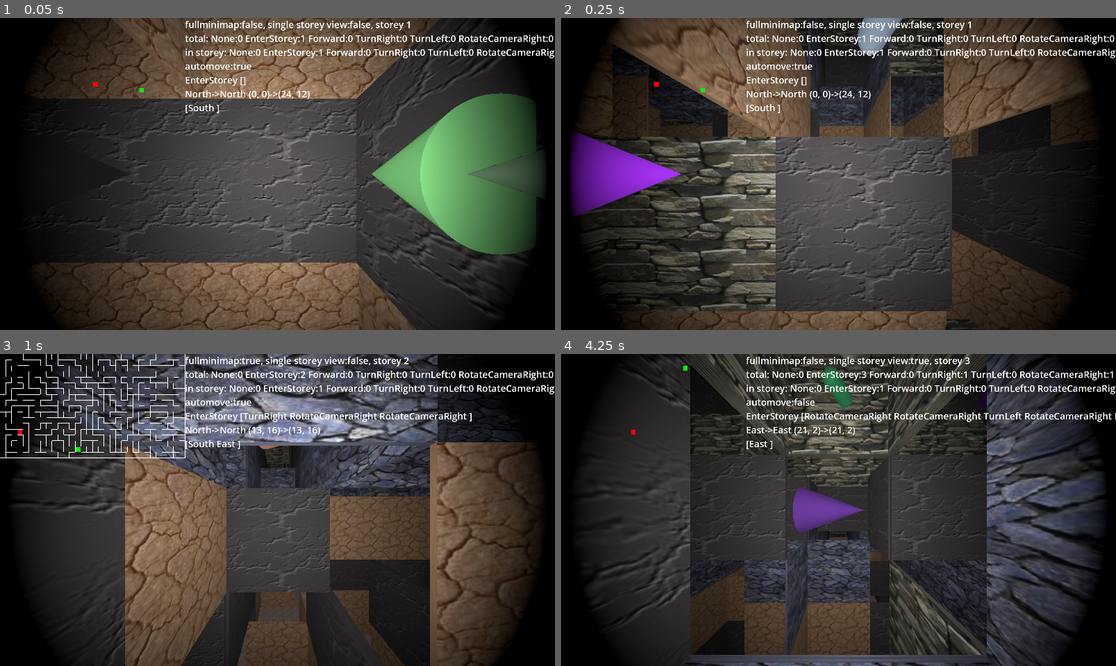
Above: before the commit, frames 1-4 (two rows, left to right).
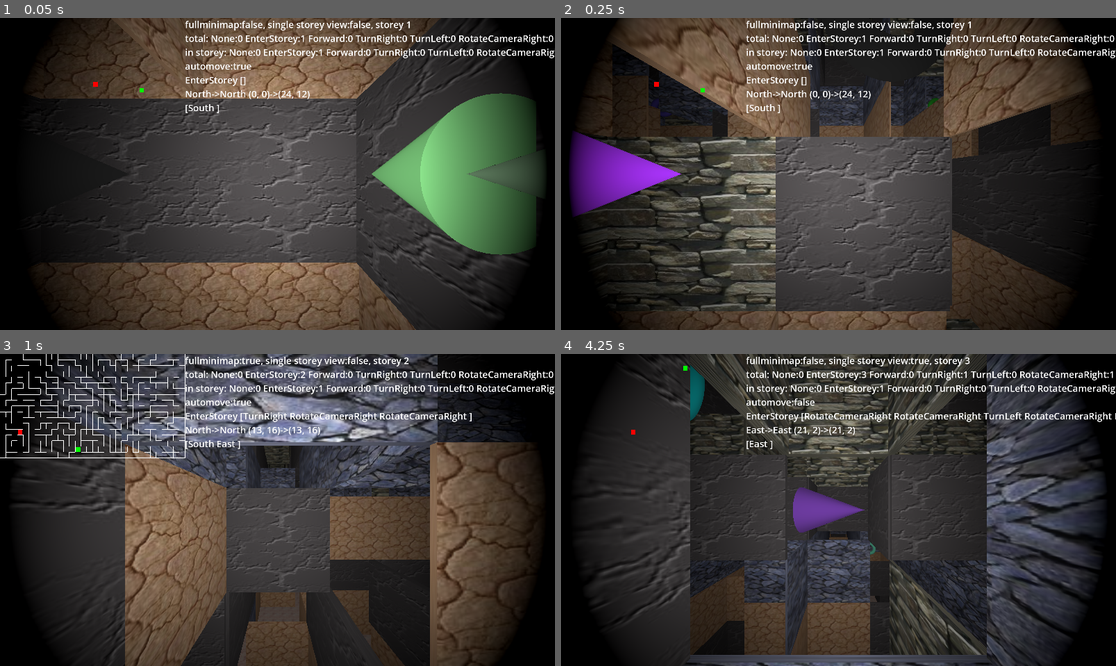
Above: after the commit, the same moments.

Repository: kasworld/gd4maze3d
Game: Godot game, scene res://main.tscn
Same seed, same stepped clock (60 frames per second), same inputs: the game is played once before the commit and once after it.
Inputs (mouse positions are in pixels of both pictures, inside the frame that each line leads up to):
- Up to frame 1 (0.05 s): no input
- Up to frame 2 (0.25 s): no input
- Up to frame 3 (1 s): tap Enter at 0.5 s; move the mouse to (399, 494) at 0.52 s; hold Right from 0.53 s (still down); tap 1 at 0.6 s; click (399, 494) at 0.67 s; tap Space at 0.77 s
- Up to frame 4 (4.25 s): move the mouse to (727, 525) at 1.27 s; release Right at 1.28 s; hold Down 1.28-2.03 s; tap 2 at 1.35 s; tap Space at 1.52, 3.02, 3.77 s; move the mouse to (894, 441) at 2.02 s; hold Right 2.03-2.78 s; tap 3 at 2.1 s; move the mouse to (810, 572) at 2.77 s; hold Up 2.78-3.53 s; tap Enter at 2.85 s; click (810, 572) at 2.92 s; move the mouse to (1005, 556) at 3.52 s; hold Left from 3.53 s (still down); tap 1 at 3.6 s

Frame 1 is identical in both runs. In frame 2, 1.3% of the frame differs, in the area x 16-71%, y 0-32%; in frame 3, less than 0.1%; in frame 4, 0.7%.

Commit message:
add donut

Diff:
--- a/storey.gd
+++ b/storey.gd
@@ -56,6 +56,7 @@
 	return goal_pos == p
 var start_node : MeshInstance3D
 var goal_node : MeshInstance3D
+
 var capsule_pos_dic :Dictionary
 func is_capsule_pos(p :Vector2i)->bool:
 	return capsule_pos_dic.get(p)!=null
@@ -66,6 +67,29 @@
 		c.queue_free()
 		return true
 	return false
+func add_capsule_at(p :Vector2i, co:Color)->MeshInstance3D:
+	var n = new_capsule(0.3,0.05,get_color_mat(co))
+	n.position=Vector3(0.5+ p.x, storey_h/4.0, 0.5+  p.y)
+	add_child(n)
+	return n
+
+var donut_pos_dic :Dictionary
+func is_donut_pos(p :Vector2i)->bool:
+	return donut_pos_dic.get(p)!=null
+func remove_donut_at(p :Vector2i)->bool:
+	var c = donut_pos_dic.get(p)
+	donut_pos_dic.erase(p)
+	if c != null :
+		c.queue_free()
+		return true
+	return false
+func add_donut_at(p :Vector2i, co:Color)->MeshInstance3D:
+	var n = new_torus(0.1, 0.2, get_color_mat(co))
+	n.position=Vector3(0.5+ p.x, storey_h/4.0, 0.5+  p.y)
+	add_child(n)
+	return n
+
+
 var storey_h = 1.0
 var wall_thick :float
 
@@ -103,8 +127,12 @@
 				continue
 			if maze_cells.get_open_dir_at(x,y).size() == 1 && randi_range(0,1)==0:
 				var co = NamedColorList.color_list.pick_random()[0]
-				var c = add_capsule_at(p, co)
-				capsule_pos_dic[p]=c
+				if randi_range(0,1)==0:
+					var c = add_capsule_at(p, co)
+					capsule_pos_dic[p]=c
+				else:
+					var c = add_donut_at(p, co)
+					donut_pos_dic[p]=c
 
 func add_text_mark_at(p :Vector2i, co:Color, text :String)->MeshInstance3D:
 	var n = new_text(5.0,0.01,get_color_mat(co),text)
@@ -112,12 +140,6 @@
 	add_child(n)
 	return n
 
-func add_capsule_at(p :Vector2i, co:Color)->MeshInstance3D:
-	var n = new_capsule(0.3,0.05,get_color_mat(co))
-	n.position=Vector3(0.5+ p.x, storey_h/4.0, 0.5+  p.y)
-	add_child(n)
-	return n
-
 func rand_pos()->Vector2i:
 	return Vector2i(randi_range(0,maze_size.x-1),randi_range(0,maze_size.y-1) )
 
@@ -126,6 +148,8 @@
 	goal_node.rotate_y(delta)
 	for p in capsule_pos_dic:
 		capsule_pos_dic[p].rotate_y(delta)
+	for p in donut_pos_dic:
+		donut_pos_dic[p].rotate_y(delta)
 
 func view_floor_ceiling(f :bool,c :bool)->void:
 	$Floor.visible = f
@@ -183,13 +207,14 @@
 	sp.mesh = mesh
 	return sp
 
-func new_torus(r :float, mat :Material)->MeshInstance3D:
+func new_torus(r1 :float, r2 :float, mat :Material)->MeshInstance3D:
 	var mesh = TorusMesh.new()
-	mesh.inner_radius = r/2
-	mesh.outer_radius = r
-	mesh.material = mat
-	var sp = MeshInstance3D.new()
-	sp.mesh = mesh
+	mesh.inner_radius = r1
+	mesh.outer_radius = r2
+	mesh.material = mat
+	var sp = MeshInstance3D.new()
+	sp.mesh = mesh
+	sp.rotate_x(PI/2)
 	return sp
 
 func new_capsule(h :float,r:float, mat :Material)->MeshInstance3D:
